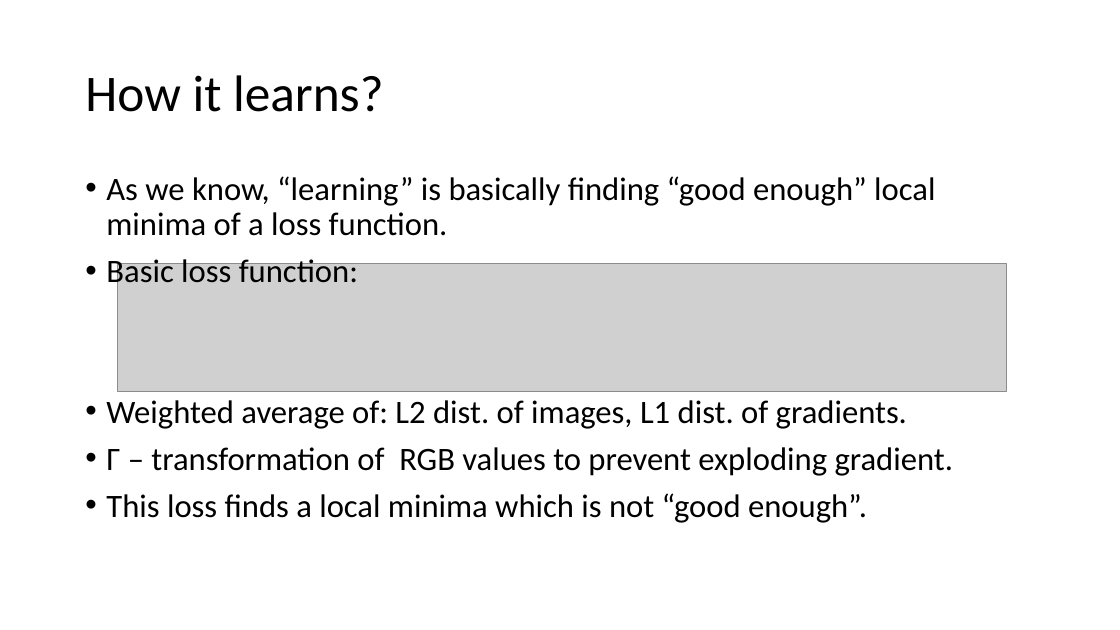
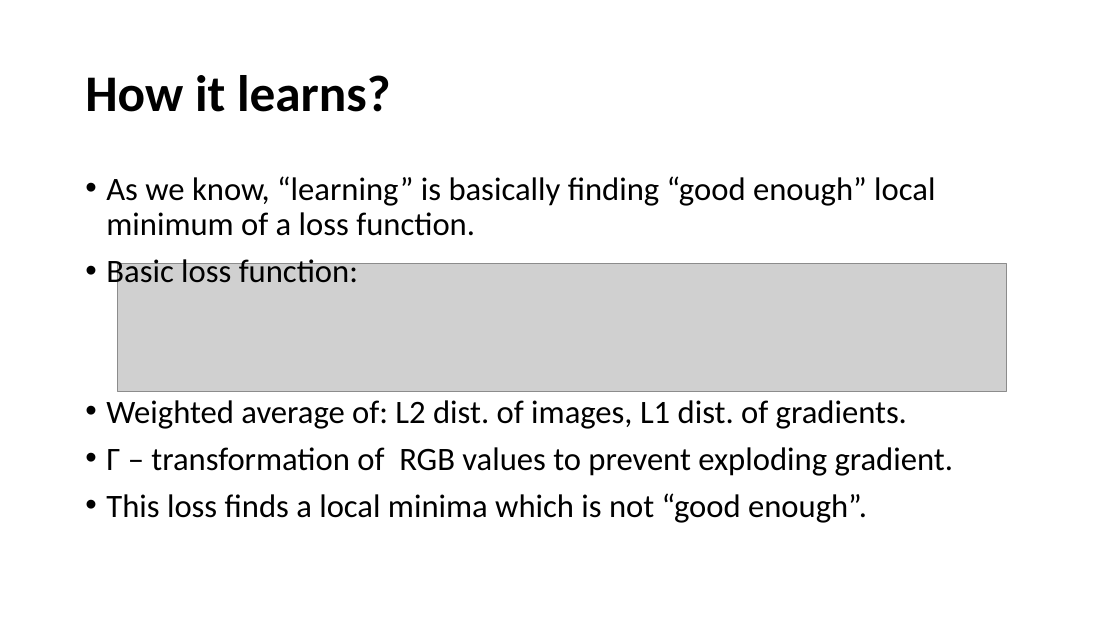
Before and after one commit to zhanglijian/DIP_Project, a slide deck: slide 13 of Burst Denoising with Kernel Prediction Networks.pptx (slide 7 before the commit). Drawn at 1120x630 pixels with LibreOffice and Linux fonts; fonts in the diff are those of the drawing; grey boxes stand for pictures. Boxes give left, top, right and bottom in pixels: in the first picture for what was removed or moved away, otherwise in the second. Text is boxed around its words. In the diff, an @@ line names an element or a change of style, - is before the commit and + after.

```diff
--- a/Burst Denoising with Kernel Prediction Networks.pptx
+++ b/Burst Denoising with Kernel Prediction Networks.pptx
@@ title "How it learns?" at (85, 75, 391, 112): bold on @@
@@ text at (106, 176, 935, 236): text changed @@
-• As we know, “learning” is basically finding “good enough” local minima of a loss function.
+• As we know, “learning” is basically finding “good enough” local minimum of a loss function.
```
Also in this commit, not shown: 12 other slides changed, 8 slides added, 1 slide removed.
